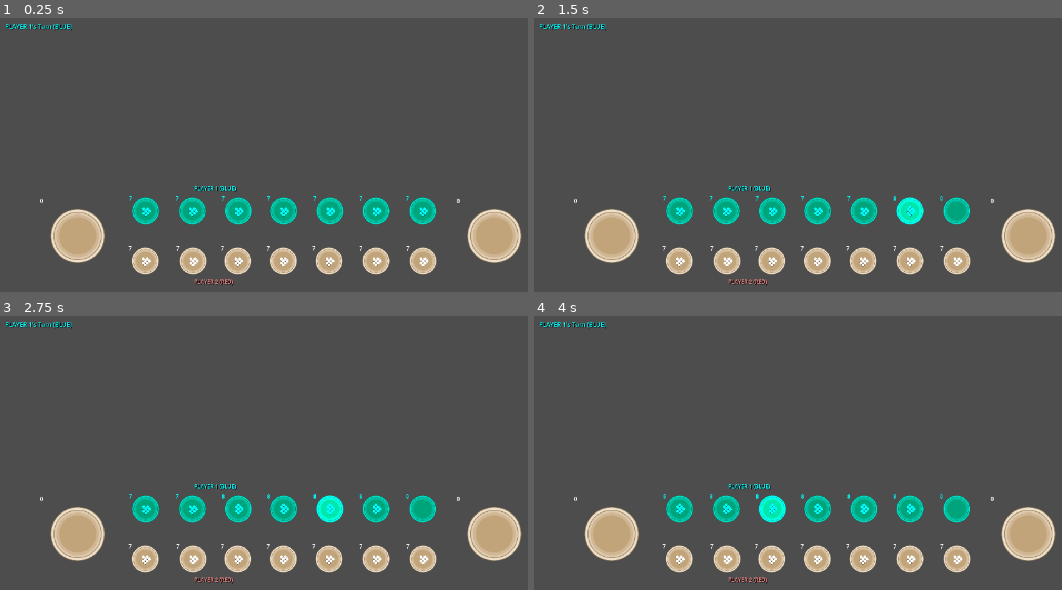
Above: before the commit, frames 1-4 (two rows, left to right).
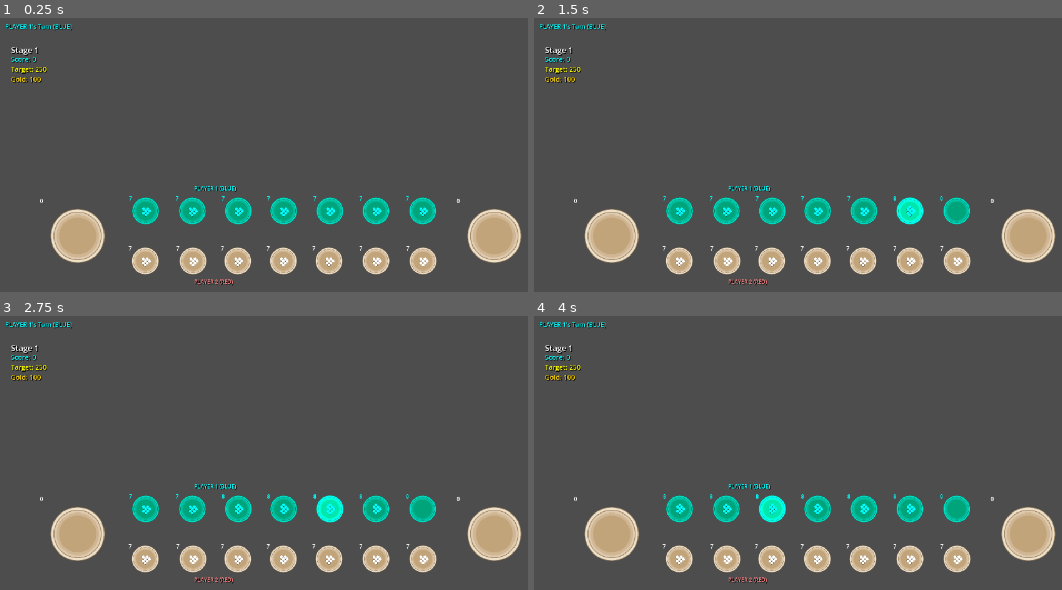
Above: after the commit, the same moments.

Repository: Hoplyman/GameHackathon-Achuuuspekoply
Game: Godot game, scene res://scenes/Board.tscn
Two runs of this game, one before a commit and one after it. Both use one fixed random seed, a clock stepped at 60 frames per second and the inputs below.
Inputs (mouse positions are in pixels of both pictures, inside the frame that each line leads up to):
- Up to frame 1 (0.25 s): no input
- Up to frame 2 (1.5 s): tap Enter at 0.5 s; move the mouse to (956, 209) at 0.52 s; click (956, 209) at 0.67 s; tap Space at 1.25 s; move the mouse to (908, 209) at 1.27 s; click (908, 209) at 1.42 s
- Up to frame 3 (2.75 s): tap Enter at 2 s; move the mouse to (327, 507) at 2.02 s; click (327, 507) at 2.17 s
- Up to frame 4 (4 s): tap Space at 2.75 s; move the mouse to (819, 507) at 2.77 s; click (819, 507) at 2.92 s; tap Enter at 3.5 s; move the mouse to (771, 507) at 3.52 s; click (771, 507) at 3.67 s

The runs differ from the first frame. In frame 1, 0.3% of the frame differs, in the area x 2-9%, y 10-24%; in frame 2, 0.3%; in frame 3, 0.3%; in frame 4, 0.3%.

Commit message:
Add campaign mode and shell system
Introduces campaign mode with new scenes, managers, and UI for stage progression, shell purchasing, and scoring. Adds Shell resource script supporting multiple shell types and effects. Updates main menu to start campaign, modifies Board scene to use new GameManager script, and refactors board script for parameter naming consistency.

Diff:
--- a/Main Menu/main_menu.gd
+++ b/Main Menu/main_menu.gd
@@ -3,7 +3,9 @@
 
 
 func _on_start_pressed():
-	get_tree().change_scene_to_file("Game Scene chuchu")
+
+	get_tree().change_scene_to_file("res://scenes/Campaign/Campaign.tscn")
+
 
 
 func _on_options_pressed():
--- /dev/null
+++ b/Scripts/Shell.gd
@@ -0,0 +1,106 @@
+class_name Shell
+extends Resource
+
+@export var shell_type: String = "basic"
+@export var shell_name: String = "Basic Shell"
+@export var effect: String = "none"
+@export var rarity: String = "common"
+@export var description: String = "A regular shell with no special effects"
+@export var cost: int = 0
+
+# Effect-specific properties
+@export var bonus_points: int = 0
+@export var duplicate_chance: int = 0
+@export var effect_data: Dictionary = {}
+
+func _init(type: String = "basic"):
+	shell_type = type
+	setup_shell_data()
+
+func setup_shell_data():
+	match shell_type:
+		"basic":
+			shell_name = "Basic Shell"
+			effect = "none"
+			rarity = "common"
+			description = "A regular shell with no special effects"
+			cost = 0
+
+		"gold":
+			shell_name = "Gold Shell"
+			effect = "bonus_points"
+			rarity = "uncommon"
+			description = "+2 bonus points when reaching big house"
+			cost = 50
+			bonus_points = 2
+
+		"echo":
+			shell_name = "Echo Shell"
+			effect = "double_trigger"
+			rarity = "uncommon"
+			description = "Triggers house effect twice"
+			cost = 75
+
+		"spirit":
+			shell_name = "Spirit Shell"
+			effect = "teleport"
+			rarity = "rare"
+			description = "Teleports to opposite house and activates it"
+			cost = 100
+
+		"lucky":
+			shell_name = "Lucky Shell"
+			effect = "duplicate_chance"
+			rarity = "uncommon"
+			description = "20% chance to duplicate when placed"
+			cost = 80
+			duplicate_chance = 20
+
+		"anchor":
+			shell_name = "Anchor Shell"
+			effect = "seek_big_house"
+			rarity = "rare"
+			description = "Always stops in the nearest big house"
+			cost = 120
+
+func get_rarity_color() -> Color:
+	match rarity:
+		"common":
+			return Color.WHITE
+		"uncommon":
+			return Color.CYAN
+		"rare":
+			return Color.PURPLE
+		"epic":
+			return Color.ORANGE
+		"legendary":
+			return Color.GOLD
+		_:
+			return Color.WHITE
+
+func apply_effect(target_house: Node2D, game_manager: Node) -> int:
+	var bonus = 0
+
+	match effect:
+		"bonus_points":
+			bonus = bonus_points
+			print(shell_name, " bonus: +", bonus, " points!")
+
+		"duplicate_chance":
+			if randi() % 100 < duplicate_chance:
+				bonus = 1
+				print(shell_name, " duplicated!")
+
+		"seek_big_house":
+			bonus = 1
+			print(shell_name, " seeks the big house!")
+
+		"double_trigger":
+			# This would need to be handled by the house system
+			print(shell_name, ": double trigger effect!")
+
+		"teleport":
+			print(shell_name, ": teleport effect!")
+			bonus = 1
+
+	return bonus
--- a/project.godot
+++ b/project.godot
@@ -18,6 +18,7 @@
 [autoload]
 
 ResolutionManager="*res://Scripts/ResolutionManager.gd"
+CampaignManager="*res://scenes/Campaign/CampaignManager.gd"
 
 [display]
 
--- /dev/null
+++ b/scenes/Campaign/BoardC.tscn
@@ -0,0 +1,38 @@
+[gd_scene load_steps=4 format=3 uid="uid://dhl7lyh8ulnim"]
+
+[ext_resource type="PackedScene" uid="uid://crgh76dqr0wvu" path="res://objects/Pit.tscn" id="2_d6s7t"]
+[ext_resource type="Script" uid="uid://cl3823apx7bx3" path="res://scenes/Campaign/CampaignGameManager.gd" id="3_eq8b1"]
+[ext_resource type="PackedScene" uid="uid://c6sjqtnwnp0gx" path="res://objects/MainHouse.tscn" id="4_4nujt"]
+
+[node name="BoardC" type="Node2D"]
+
+[node name="Pit1" parent="." groups=["pits"] instance=ExtResource("2_d6s7t")]
+position = Vector2(699, 560)
+
+[node name="Pit2" parent="." groups=["pits"] instance=ExtResource("2_d6s7t")]
+position = Vector2(664, 684)
+
+[node name="Pit3" parent="." groups=["pits"] instance=ExtResource("2_d6s7t")]
+position = Vector2(715, 806)
+
+[node name="Pit4" parent="." groups=["pits"] instance=ExtResource("2_d6s7t")]
+position = Vector2(867, 848)
+
+[node name="Pit5" parent="." groups=["pits"] instance=ExtResource("2_d6s7t")]
+position = Vector2(1003, 817)
+
+[node name="Pit6" parent="." groups=["pits"] instance=ExtResource("2_d6s7t")]
+position = Vector2(1072, 688)
+
+[node name="Pit7" parent="." groups=["pits"] instance=ExtResource("2_d6s7t")]
+position = Vector2(1039, 554)
+
+[node name="MainHouse1" parent="." groups=["main_houses"] instance=ExtResource("4_4nujt")]
+position = Vector2(872, 490)
+
+[node name="Camera2D" type="Camera2D" parent="."]
+position = Vector2(869, 672)
+zoom = Vector2(0.8, 0.8)
+
+[node name="CampaignGameManager" type="Node" parent="."]
+script = ExtResource("3_eq8b1")
--- /dev/null
+++ b/scenes/Campaign/Campaign.tscn
@@ -0,0 +1,11 @@
+[gd_scene load_steps=3 format=3 uid="uid://ddr6vc600sy3g"]
+
+[ext_resource type="PackedScene" uid="uid://dhl7lyh8ulnim" path="res://scenes/Campaign/BoardC.tscn" id="1_1u1o0"]
+[ext_resource type="Script" uid="uid://bbggvj5723soo" path="res://scenes/Campaign/CampaignManager.gd" id="2_ru8ed"]
+
+[node name="Campaign" type="Node2D"]
+
+[node name="BoardC" parent="." instance=ExtResource("1_1u1o0")]
+
+[node name="CampaignManager" type="Node" parent="."]
+script = ExtResource("2_ru8ed")
--- /dev/null
+++ b/scenes/Campaign/CampaignGameManager.gd
@@ -0,0 +1,239 @@
+extends Node
+
+var current_turn: int = 0  # 0 for player, 1 for AI (if needed)
+var pits: Array
+var main_houses: Array
+var game_active: bool = true
+var is_distributing: bool = false
+
+# Campaign integration
+var campaign_manager: Node
+var player_shells: Array = []
+var moves_made: int = 0
+var max_moves: int = 50  # Limit moves per stage
+
+# UI Elements
+var turn_indicator: Label
+var moves_label: Label
+
+func _ready():
+	add_to_group("game_manager")
+	pits = get_tree().get_nodes_in_group("pits")
+	main_houses = get_tree().get_nodes_in_group("main_houses")
+
+	# Get campaign manager
+	campaign_manager = get_tree().get_first_node_in_group("campaign_manager")
+	if not campaign_manager:
+		print("Warning: No campaign manager found!")
+
+	call_deferred("create_ui_elements")
+	call_deferred("start_campaign_game")
+
+func create_ui_elements():
+	await get_tree().process_frame
+
+	# Turn indicator
+	turn_indicator = Label.new()
+	turn_indicator.text = "Your Turn - Choose a pit!"
+	turn_indicator.position = Vector2(300, 50)
+	turn_indicator.add_theme_font_size_override("font_size", 24)
+	turn_indicator.add_theme_color_override("font_color", Color.CYAN)
+	turn_indicator.add_theme_color_override("font_shadow_color", Color.BLACK)
+	turn_indicator.add_theme_constant_override("shadow_offset_x", 2)
+	turn_indicator.add_theme_constant_override("shadow_offset_y", 2)
+	get_parent().add_child(turn_indicator)
+
+	# Moves counter
+	moves_label = Label.new()
+	moves_label.text = "Moves: 0/" + str(max_moves)
+	moves_label.position = Vector2(300, 80)
+	moves_label.add_theme_font_size_override("font_size", 20)
+	moves_label.add_theme_color_override("font_color", Color.WHITE)
+	moves_label.add_theme_color_override("font_shadow_color", Color.BLACK)
+	moves_label.add_theme_constant_override("shadow_offset_x", 2)
+	moves_label.add_theme_constant_override("shadow_offset_y", 2)
+	get_parent().add_child(moves_label)
+
+func start_campaign_game():
+	print("Starting campaign game!")
+
+	# Get shells from campaign manager
+	if campaign_manager:
+		player_shells = campaign_manager.get_player_shells()
+		print("Player has ", player_shells.size(), " shells")
+
+	# Initialize pits with player's shells
+	setup_pits_with_shells()
+
+	# Initialize main houses
+	for house in main_houses:
+		if house.has_method("set_shells"):
+			house.set_shells(0)
+
+func setup_pits_with_shells():
+	# Distribute player's shells across the pits
+	for i in range(min(pits.size(), player_shells.size())):
+		var pit = pits[i]
+		if pit:
+			# Set basic shell count (we'll handle special effects during gameplay)
+			pit.set_shells(7)  # Base amount
+
+			# Store the shell data for later use
+			if pit.has_method("set_shell_data"):
+				pit.set_shell_data(player_shells[i])
+			else:
+				# Add shell data as metadata if method doesn't exist
+				pit.set_meta("shell_data", player_shells[i])
+
+func handle_pit_click(pit_index: int):
+	if not game_active or is_distributing:
+		return
+
+	# In campaign mode, player controls bottom row (pits 0-6)
+	if pit_index < 0 or pit_index > 6:
+		print("In campaign mode, you can only select bottom row pits (1-7)")
+		return
+
+	var pit = get_pit(pit_index)
+	if not pit or pit.shells <= 0:
+		print("Cannot select empty pit")
+		return
+
+	print("Selected pit ", pit_index + 1)
+	distribute_shells(pit_index)
+
+	moves_made += 1
+	update_moves_display()
+
+	# Check if out of moves
+	if moves_made >= max_moves:
+		end_game_out_of_moves()
+
+func distribute_shells(start_pit_index: int):
+	is_distributing = true
+	var pit = get_pit(start_pit_index)
+	var shells_to_distribute = pit.shells
+
+	# Get shell data for special effects
+	var shell_data = pit.get_meta("shell_data", {})
+
+	print("Distributing ", shells_to_distribute, " shells from pit ", start_pit_index + 1)
+
+	# Empty the starting pit
+	pit.set_shells(0)
+
+	var current_index = start_pit_index
+	var shells_remaining = shells_to_distribute
+	var bonus_points = 0
+
+	# Distribute shells one by one with delay
+	while shells_remaining > 0:
+		await get_tree().create_timer(0.3).timeout  # Faster for campaign
+
+		current_index = get_next_position(current_index)
+		var target = get_position_node(current_index)
+
+		if target:
+			target.add_shells(1)
+
+			# Apply shell effects when landing in big house
+			if current_index == 14:  # Player's big house
+				if campaign_manager:
+					bonus_points += campaign_manager.apply_shell_effect(shell_data, target)
+					# Base point for reaching big house
+					campaign_manager.add_score(1 + bonus_points)
+
+			print("Placed 1 shell at position ", current_index)
+			shells_remaining -= 1
+
+	is_distributing = false
+
+	# Check for capture rules (simplified for campaign)
+	check_campaign_rules(current_index)
+
+func get_next_position(current_pos: int) -> int:
+	# Campaign mode: only player side, simpler movement
+	if current_pos < 6:  # Moving through player's pits (0-5)
+		return current_pos + 1
+	elif current_pos == 6:  # From last player pit to big house
+		return 14  # Player's big house
+	elif current_pos == 14:  # From big house, wrap around
+		return 0  # Back to first pit
+	else:
+		return 0  # Default fallback
+
+func get_position_node(position: int) -> Node2D:
+	if position < 14:  # Regular pits (0-13, but only 0-6 used in campaign)
+		return get_pit(position)
+	elif position == 14:  # Player's big house
+		return get_main_house(0)
+	return null
+
+func check_campaign_rules(last_position: int):
+	# Rule: If last shell lands in big house, get bonus turn
+	if last_position == 14:
+		print("Landed in big house! Bonus turn!")
+		return  # Don't end turn
+
+	# Rule: Capture opposite pit if landed in empty pit
+	if last_position < 7:  # Player's side
+		var pit = get_pit(last_position)
+		if pit and pit.shells == 1:  # Was empty before placement
+			var opposite_index = 13 - last_position
+			if opposite_index < pits.size():
+				var opposite_pit = get_pit(opposite_index)
+				if opposite_pit and opposite_pit.shells > 0:
+					capture_opposite_pit(last_position)
+
+func capture_opposite_pit(pit_index: int):
+	var opposite_index = 13 - pit_index
+	var opposite_pit = get_pit(opposite_index)
+	var own_pit = get_pit(pit_index)
+
+	if opposite_pit and own_pit and opposite_pit.shells > 0:
+		var captured_shells = opposite_pit.shells + own_pit.shells
+		opposite_pit.set_shells(0)
+		own_pit.set_shells(0)
+
+		# Add to big house and score
+		var big_house = get_main_house(0)
+		if big_house:
+			big_house.add_shells(captured_shells)
+
+		if campaign_manager:
+			campaign_manager.add_score(captured_shells)
+
+		print("Captured ", captured_shells, " shells!")
+
+func get_pit(pit_index: int) -> Node2D:
+	if pit_index < pits.size():
+		return pits[pit_index]
+	return null
+
+func get_main_house(player_index: int) -> Node2D:
+	if player_index < main_houses.size():
+		return main_houses[player_index]
+	return null
+
+func update_moves_display():
+	if moves_label:
+		moves_label.text = "Moves: " + str(moves_made) + "/" + str(max_moves)
+
+		# Change color as moves run out
+		if moves_made >= max_moves * 0.8:
+			moves_label.add_theme_color_override("font_color", Color.RED)
+		elif moves_made >= max_moves * 0.6:
+			moves_label.add_theme_color_override("font_color", Color.YELLOW)
+
+func end_game_out_of_moves():
+	game_active = false
+	print("Out of moves!")
+
+	if turn_indicator:
+		turn_indicator.text = "Out of moves! Check if you reached the target score."
+		turn_indicator.add_theme_color_override("font_color", Color.RED)
+
+	# Let campaign manager handle win/lose logic
+	if campaign_manager:
+		# Campaign manager will check if target score was reached
+		pass
--- /dev/null
+++ b/scenes/Campaign/CampaignManager.gd
@@ -0,0 +1,373 @@
+extends Node
+
+# Campaign progression
+var current_stage: int = 1
+var max_stages: int = 20
+var player_score: int = 0
+var target_score: int = 300
+var currency: int = 100  # Gold for buying shells and upgrades
+
+# Player's collection
+var owned_shells: Array = []
+var owned_house_upgrades: Array = []
+var big_house_level: int = 0
+
+# Game state
+enum GameState {
+	PLAYING,
+	SHOP,
+	VICTORY,
+	DEFEAT,
+	BOSS_PREP
+}
+
+var current_state: GameState = GameState.PLAYING
+
+# UI Elements
+var campaign_ui: Control
+var score_label: Label
+var target_label: Label
+var currency_label: Label
+var stage_label: Label
+
+# Shell types data
+var shell_types = {
+	"basic": {
+		"name": "Basic Shell",
+		"cost": 0,
+		"effect": "none",
+		"description": "A regular shell with no special effects",
+		"rarity": "common"
+	},
+	"gold": {
+		"name": "Gold Shell",
+		"cost": 50,
+		"effect": "bonus_points",
+		"bonus": 2,
+		"description": "+2 bonus points when reaching big house",
+		"rarity": "uncommon"
+	},
+	"echo": {
+		"name": "Echo Shell",
+		"cost": 75,
+		"effect": "double_trigger",
+		"description": "Triggers house effect twice",
+		"rarity": "uncommon"
+	},
+	"spirit": {
+		"name": "Spirit Shell",
+		"cost": 100,
+		"effect": "teleport",
+		"description": "Teleports to opposite house and activates it",
+		"rarity": "rare"
+	},
+	"lucky": {
+		"name": "Lucky Shell",
+		"cost": 80,
+		"effect": "duplicate_chance",
+		"chance": 20,
+		"description": "20% chance to duplicate when placed",
+		"rarity": "uncommon"
+	},
+	"anchor": {
+		"name": "Anchor Shell",
+		"cost": 120,
+		"effect": "seek_big_house",
+		"description": "Always stops in the nearest big house",
+		"rarity": "rare"
+	}
+}
+
+# House upgrade types
+var house_upgrades = {
+	"harvest": {
+		"name": "Harvest House",
+		"cost": 100,
+		"effect": "bonus_per_shells",
+		"bonus": 1,
+		"threshold": 5,
+		"description": "+1 point per 5 shells landed here"
+	},
+	"echo_house": {
+		"name": "Echo House",
+		"cost": 150,
+		"effect": "copy_last_effect",
+		"description": "Copies effect of last shell placed here"
+	},
+	"sticky": {
+		"name": "Sticky House",
+		"cost": 120,
+		"effect": "delay_release",
+		"description": "Holds shells for 1 turn before releasing"
+	}
+}
+
+# Big house upgrades
+var big_house_upgrades = {
+	1: {
+		"name": "Wealthy Pot",
+		"cost": 200,
+		"effect": "double_special_scoring",
+		"description": "Doubles scoring from special shells"
+	},
+	2: {
+		"name": "Magnet Pot",
+		"cost": 300,
+		"effect": "attract_shells",
+		"chance": 25,
+		"description": "25% chance shells land directly here"
+	}
+}
+
+signal stage_completed
+signal game_over
+signal shop_entered
+
+func _ready():
+	add_to_group("campaign_manager")
+	create_campaign_ui()
+	start_stage(current_stage)
+
+func create_campaign_ui():
+	# Create UI container
+	campaign_ui = Control.new()
+	campaign_ui.set_anchors_and_offsets_preset(Control.PRESET_FULL_RECT)
+	get_tree().current_scene.add_child(campaign_ui)
+
+	# Stage label
+	stage_label = Label.new()
+	stage_label.text = "Stage 1"
+	stage_label.position = Vector2(50, 100)
+	stage_label.add_theme_font_size_override("font_size", 24)
+	stage_label.add_theme_color_override("font_color", Color.WHITE)
+	stage_label.add_theme_color_override("font_shadow_color", Color.BLACK)
+	stage_label.add_theme_constant_override("shadow_offset_x", 2)
+	stage_label.add_theme_constant_override("shadow_offset_y", 2)
+	campaign_ui.add_child(stage_label)
+
+	# Score label
+	score_label = Label.new()
+	score_label.text = "Score: 0"
+	score_label.position = Vector2(50, 130)
+	score_label.add_theme_font_size_override("font_size", 20)
+	score_label.add_theme_color_override("font_color", Color.CYAN)
+	score_label.add_theme_color_override("font_shadow_color", Color.BLACK)
+	score_label.add_theme_constant_override("shadow_offset_x", 2)
+	score_label.add_theme_constant_override("shadow_offset_y", 2)
+	campaign_ui.add_child(score_label)
+
+	# Target score label
+	target_label = Label.new()
+	target_label.text = "Target: " + str(target_score)
+	target_label.position = Vector2(50, 160)
+	target_label.add_theme_font_size_override("font_size", 20)
+	target_label.add_theme_color_override("font_color", Color.YELLOW)
+	target_label.add_theme_color_override("font_shadow_color", Color.BLACK)
+	target_label.add_theme_constant_override("shadow_offset_x", 2)
+	target_label.add_theme_constant_override("shadow_offset_y", 2)
+	campaign_ui.add_child(target_label)
+
+	# Currency label
+	currency_label = Label.new()
+	currency_label.text = "Gold: " + str(currency)
+	currency_label.position = Vector2(50, 190)
+	currency_label.add_theme_font_size_override("font_size", 20)
+	currency_label.add_theme_color_override("font_color", Color.GOLD)
+	currency_label.add_theme_color_override("font_shadow_color", Color.BLACK)
+	currency_label.add_theme_constant_override("shadow_offset_x", 2)
+	currency_label.add_theme_constant_override("shadow_offset_y", 2)
+	campaign_ui.add_child(currency_label)
+
+func start_stage(stage_number: int):
+	current_stage = stage_number
+	player_score = 0
+
+	# Calculate target score based on stage
+	target_score = 200 + (stage_number * 50)  # Increases each stage
+
+	# Reset game state
+	current_state = GameState.PLAYING
+
+	# Initialize player's shell collection if empty
+	if owned_shells.is_empty():
+		# Start with basic shells
+		for i in range(14):  # 14 pits
+			owned_shells.append(create_shell("basic"))
+
+	update_ui()
+	print("Stage ", stage_number, " started! Target score: ", target_score)
+
+func create_shell(shell_type: String) -> Dictionary:
+	if shell_type in shell_types:
+		var shell_data = shell_types[shell_type].duplicate()
+		shell_data["id"] = generate_shell_id()
+		return shell_data
+	return {}
+
+func generate_shell_id() -> String:
+	return "shell_" + str(Time.get_unix_time_from_system()) + "_" + str(randi())
+
+func add_score(points: int):
+	player_score += points
+	update_ui()
+
+	# Check if target reached
+	if player_score >= target_score:
+		complete_stage()
+
+func complete_stage():
+	current_state = GameState.VICTORY
+	print("Stage ", current_stage, " completed!")
+
+	# Award currency based on performance
+	var bonus_currency = 50 + (current_stage * 10)
+	if player_score > target_score * 1.5:  # Bonus for exceeding target
+		bonus_currency *= 2
+
+	currency += bonus_currency
+	print("Earned ", bonus_currency, " gold!")
+
+	stage_completed.emit()
+
+	# Check if final stage
+	if current_stage >= max_stages:
+		win_campaign()
+	else:
+		enter_shop()
+
+func enter_shop():
+	current_state = GameState.SHOP
+	print("Entering shop...")
+	shop_entered.emit()
+	create_shop_ui()
+
+func create_shop_ui():
+	# Create shop panel
+	var shop_panel = Panel.new()
+	shop_panel.position = Vector2(400, 200)
+	shop_panel.size = Vector2(600, 400)
+	shop_panel.add_theme_color_override("bg_color", Color(0, 0, 0, 0.8))
+	campaign_ui.add_child(shop_panel)
+
+	# Shop title
+	var shop_title = Label.new()
+	shop_title.text = "SHELL MASTERS SHOP"
+	shop_title.position = Vector2(200, 20)
+	shop_title.add_theme_font_size_override("font_size", 24)
+	shop_title.add_theme_color_override("font_color", Color.GOLD)
+	shop_panel.add_child(shop_title)
+
+	# Create shell shop items
+	create_shell_shop_items(shop_panel)
+
+	# Continue button
+	var continue_btn = Button.new()
+	continue_btn.text = "Continue to Next Stage"
+	continue_btn.position = Vector2(200, 350)
+	continue_btn.size = Vector2(200, 40)
+	continue_btn.pressed.connect(continue_to_next_stage)
+	shop_panel.add_child(continue_btn)
+
+func create_shell_shop_items(parent: Panel):
+	var y_offset = 60
+	var available_shells = ["gold", "echo", "spirit", "lucky", "anchor"]
+
+	for i in range(min(3, available_shells.size())):  # Show 3 random shells
+		var shell_key = available_shells[randi() % available_shells.size()]
+		var shell_data = shell_types[shell_key]
+
+		# Shell item container
+		var item_container = Control.new()
+		item_container.position = Vector2(20, y_offset)
+		item_container.size = Vector2(560, 60)
+		parent.add_child(item_container)
+
+		# Shell name and description
+		var shell_info = Label.new()
+		shell_info.text = shell_data.name + " - " + shell_data.description
+		shell_info.position = Vector2(10, 10)
+		shell_info.add_theme_font_size_override("font_size", 16)
+		shell_info.add_theme_color_override("font_color", Color.WHITE)
+		item_container.add_child(shell_info)
+
+		# Cost and buy button
+		var buy_btn = Button.new()
+		buy_btn.text = "Buy (" + str(shell_data.cost) + " gold)"
+		buy_btn.position = Vector2(400, 10)
+		buy_btn.size = Vector2(140, 30)
+		buy_btn.disabled = currency < shell_data.cost
+		buy_btn.pressed.connect(func(): buy_shell(shell_key))
+		item_container.add_child(buy_btn)
+
+		y_offset += 80
+
+func buy_shell(shell_type: String):
+	var shell_data = shell_types[shell_type]
+	if currency >= shell_data.cost:
+		currency -= shell_data.cost
+		owned_shells.append(create_shell(shell_type))
+		print("Bought ", shell_data.name, "!")
+		update_ui()
+		# Refresh shop
+		for child in campaign_ui.get_children():
+			if child is Panel and child.get_child_count() > 0:
+				var first_child = child.get_child(0)
+				if first_child is Label and first_child.text == "SHELL MASTERS SHOP":
+					child.queue_free()
+					break
+		create_shop_ui()
+
+func continue_to_next_stage():
+	# Clean up shop UI
+	for child in campaign_ui.get_children():
+		if child is Panel:
+			child.queue_free()
+
+	# Start next stage
+	start_stage(current_stage + 1)
+
+func update_ui():
+	if stage_label:
+		stage_label.text = "Stage " + str(current_stage)
+	if score_label:
+		score_label.text = "Score: " + str(player_score)
+	if target_label:
+		target_label.text = "Target: " + str(target_score)
+	if currency_label:
+		currency_label.text = "Gold: " + str(currency)
+
+func get_player_shells() -> Array:
+	return owned_shells
+
+func apply_shell_effect(shell_data: Dictionary, target_house: Node2D) -> int:
+	var bonus_points = 0
+
+	match shell_data.effect:
+		"bonus_points":
+			if "bonus" in shell_data:
+				bonus_points = shell_data.bonus
+				print("Gold shell bonus: +", bonus_points, " points!")
+
+		"double_trigger":
+			# This would need to be handled by the house system
+			print("Echo shell: triggering house effect twice!")
+
+		"duplicate_chance":
+			if "chance" in shell_data:
+				if randi() % 100 < shell_data.chance:
+					print("Lucky shell duplicated!")
+					bonus_points = 1  # Small bonus for duplication
+
+		"seek_big_house":
+			print("Anchor shell seeking big house!")
+			bonus_points = 1  # Always gets to big house
+
+	return bonus_points
+
+func win_campaign():
+	print("CAMPAIGN COMPLETED! Congratulations!")
+	game_over.emit()
+
+func lose_stage():
+	print("Stage failed! Try again or return to shop.")
+	current_state = GameState.DEFEAT
--- a/scenes/board.gd
+++ b/scenes/board.gd
@@ -7,5 +7,5 @@
 
 
 # Called every frame. 'delta' is the elapsed time since the previous frame.
-func _process(delta: float) -> void:
+func _process(_delta: float) -> void:
 	pass
Not shown, added: Scripts/Shell.gd.uid
Not shown: 2 places in scenes/Board.tscn that only renumber resources
Not shown, added: scenes/Campaign/CampaignGameManager.gd.uid
Not shown, added: scenes/Campaign/CampaignManager.gd.uid
Not shown, changed: scenes/GameManager.gd.uid
